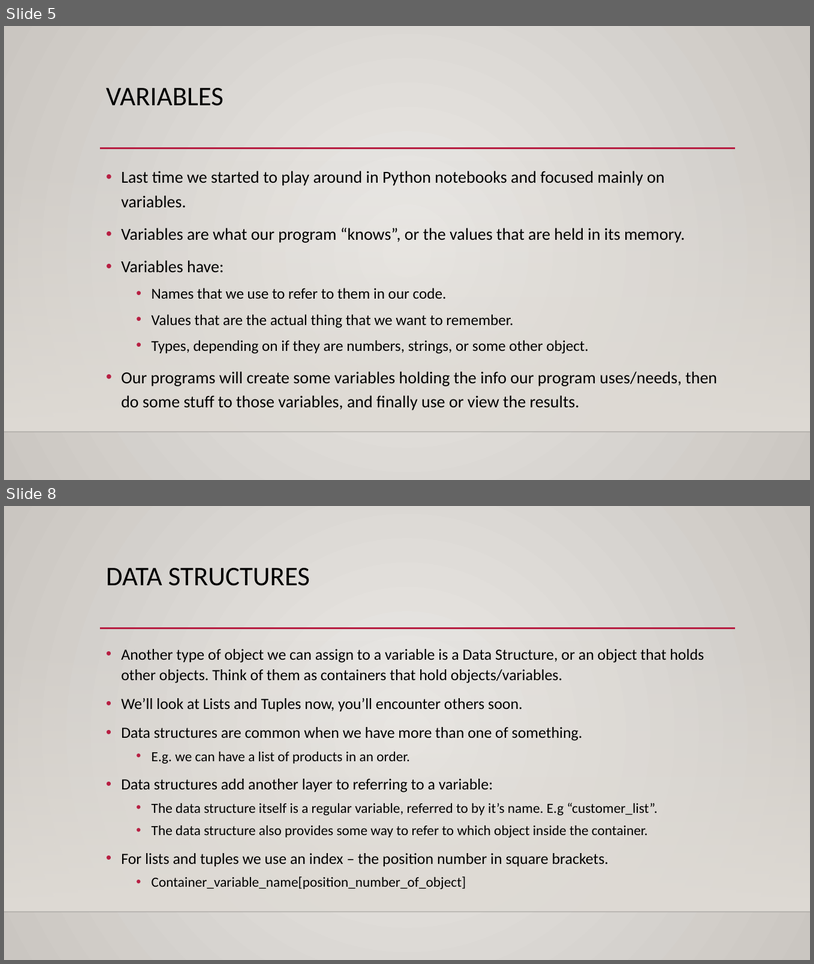
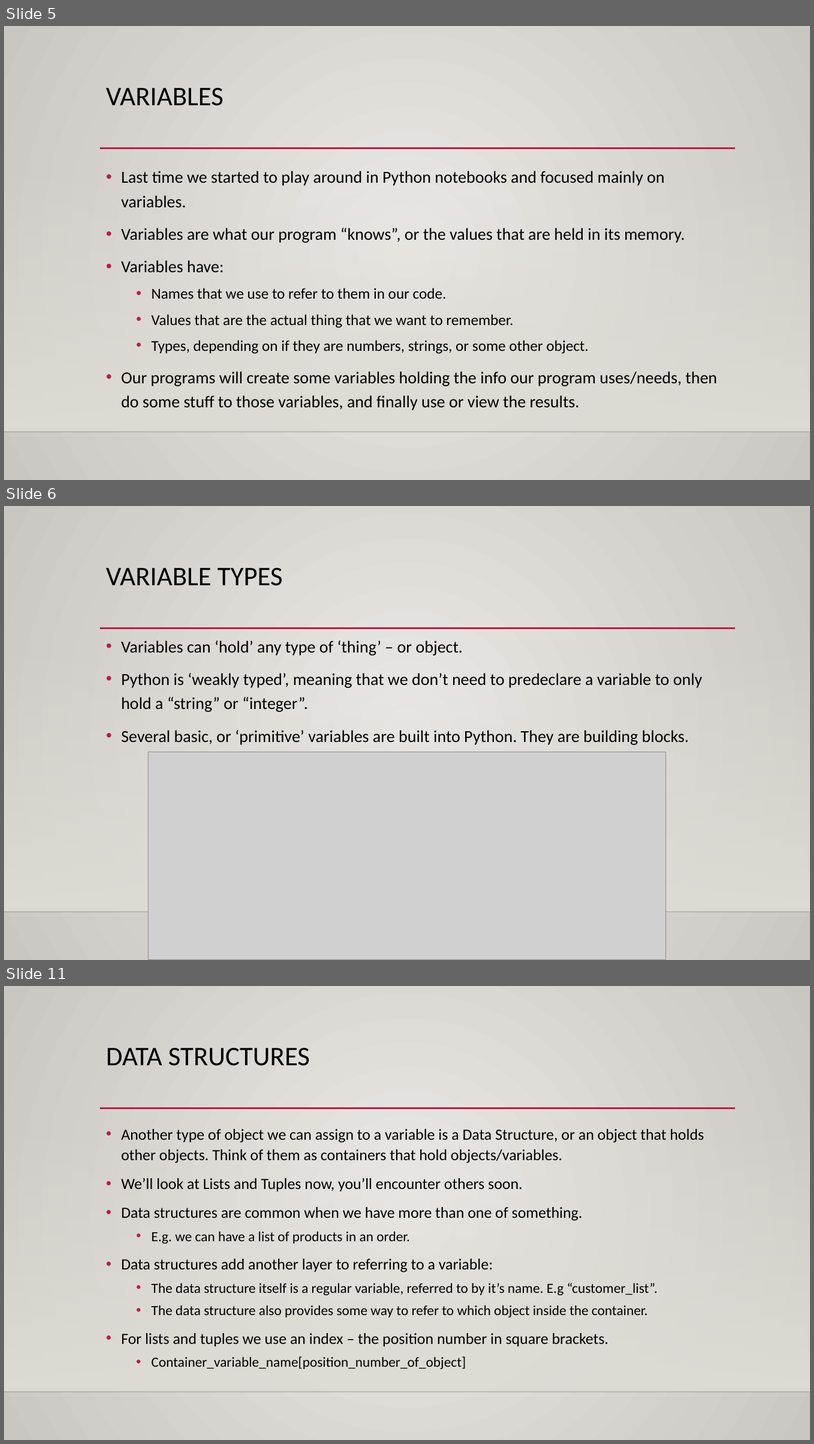
Before and after one commit to AkeemSemperDataScience/Programming_Basics_for_Machine_Learning_Students, a slide deck: reference_material/slides/002_vars_and_control.pptx. Shown one above the other, each under a label of ours: slides 5 and 8 before the commit, slides 5, 6 and 11 after it; the slides between them are not shown. The pictures are 814x964 and 814x1444 pixels, drawn with LibreOffice and Linux fonts; fonts in the diff are those of the drawing; grey boxes stand for pictures; background and template pictures are left out. Boxes give left, top, right and bottom in pixels: in the first picture for what was removed or moved away, otherwise in the second. Text is boxed around its words. In the diff, an @@ line names an element or a change of style, - is before the commit and + after.

```diff
--- a/reference_material/slides/002_vars_and_control.pptx
+++ b/reference_material/slides/002_vars_and_control.pptx
@@ slide 6 added at [4, 506, 810, 960], background gradient #ECEAE7 to #CAC7C1; not listed: 3 template elements that a slide beside it also shows @@
@@ title added at [106, 568, 283, 586], 32 pt, text #000000 @@
+VARIABLE TYPES
@@ text added at [121, 640, 703, 745], 20 pt, text #000000 @@
+• Variables can ‘hold’ any type of ‘thing’ – or object.
+• Python is ‘weakly typed’, meaning that we don’t need to predeclare a variable to only hold a “string” or “integer”.
+• Several basic, or ‘primitive’ variables are built into Python. They are building blocks.
@@ picture added at [149, 751, 666, 960] @@
@@ what was slide 8 is now slide 11 @@
```
Also in this commit, not shown: 5 slides changed, 10 other slides added, 1 slide removed, 1 other file.
